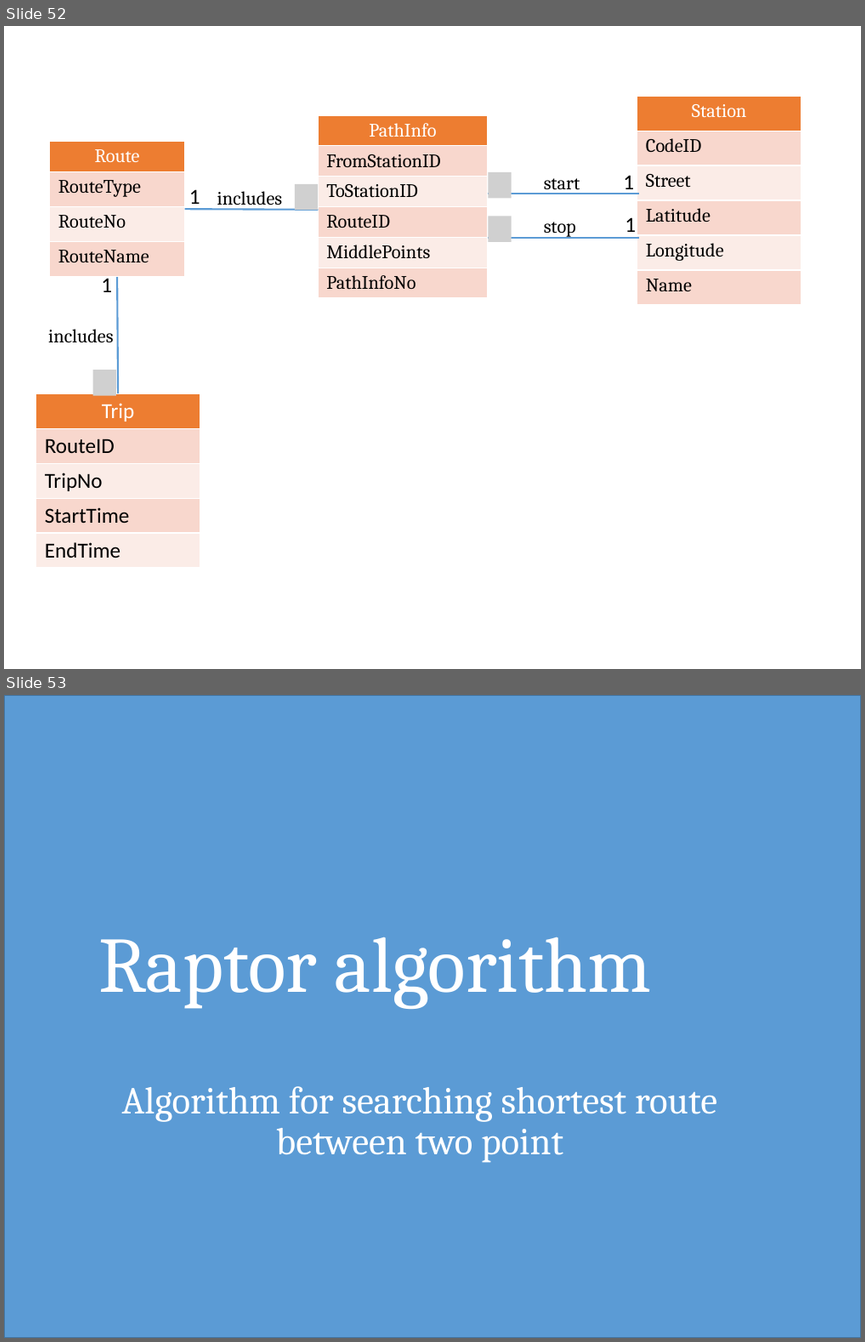
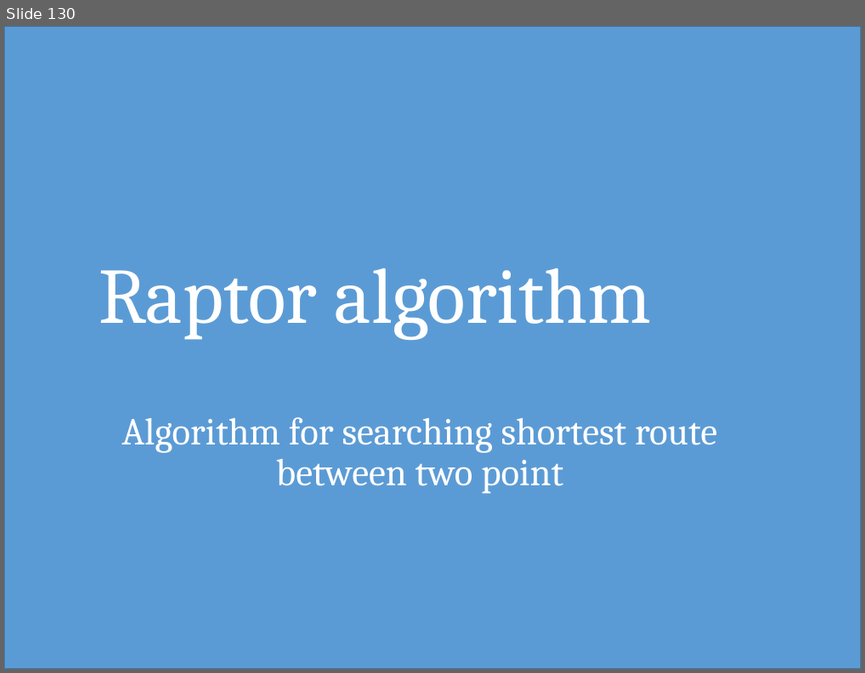
Before and after one commit to hqt/street-router, a slide deck: Document/presentation/full presentation.pptx. Shown one above the other, each under a label of ours: slides 52 and 53 before the commit, slide 130 after it. The pictures are 865x1342 and 865x673 pixels, drawn with LibreOffice and Linux fonts; fonts in the diff are those of the drawing; grey boxes stand for pictures. Boxes give left, top, right and bottom in pixels: in the first picture for what was removed or moved away, otherwise in the second. Text is boxed around its words. In the diff, an @@ line names an element or a change of style, - is before the commit and + after.

```diff
--- a/Document/presentation/full presentation.pptx
+++ b/Document/presentation/full presentation.pptx
@@ slide 52 removed at [4,26,861,669], background #FFFFFF @@
@@ table removed at [637,96,800,305], 6 rows, 1 columns @@
-Station
-CodeID
-Street
-Latitude
-Longitude
-Name
@@ table removed at [318,115,488,304], 6 rows, 1 columns @@
-PathInfo
-FromStationID
-ToStationID
-RouteID
-MiddlePoints
-PathInfoNo
@@ table removed at [49,141,185,277], 4 rows, 1 columns @@
-Route
-RouteType
-RouteNo
-RouteName
@@ picture removed at [488,172,511,199] @@
@@ text removed at [544,178,580,194] @@
-start
@@ text removed at [623,175,634,194] @@
-1
@@ text removed at [189,189,200,209] @@
-1
@@ text removed at [217,191,283,210] @@
-includes
@@ picture removed at [295,183,318,210] @@
@@ line removed from (488, 194) to (639, 194) @@
@@ line removed from (185, 209) to (318, 210) @@
@@ picture removed at [488,216,511,242] @@
@@ text removed at [544,222,576,238] @@
-stop
@@ text removed at [624,217,636,238] @@
-1
@@ line removed from (488, 238) to (639, 238) @@
@@ text removed at [101,275,112,292] @@
-1
@@ line removed from (117, 277) to (118, 393) @@
@@ text removed at [48,329,114,342] @@
-includes
@@ picture removed at [93,369,116,395] @@
@@ table removed at [35,393,200,567], 5 rows, 1 columns @@
-Trip
-RouteID
-TripNo
-StartTime
-EndTime
@@ what was slide 53 is now slide 130 @@
```
Also in this commit, not shown: 31 slides changed, 134 slides added, 112 other slides removed.
